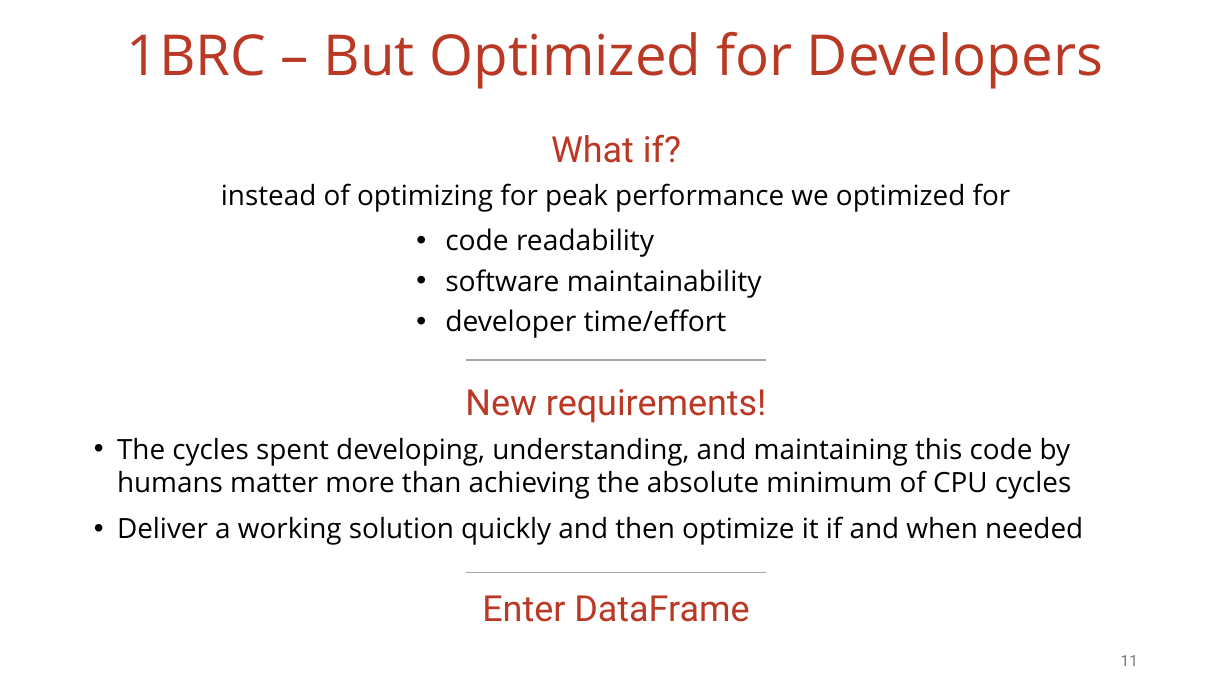
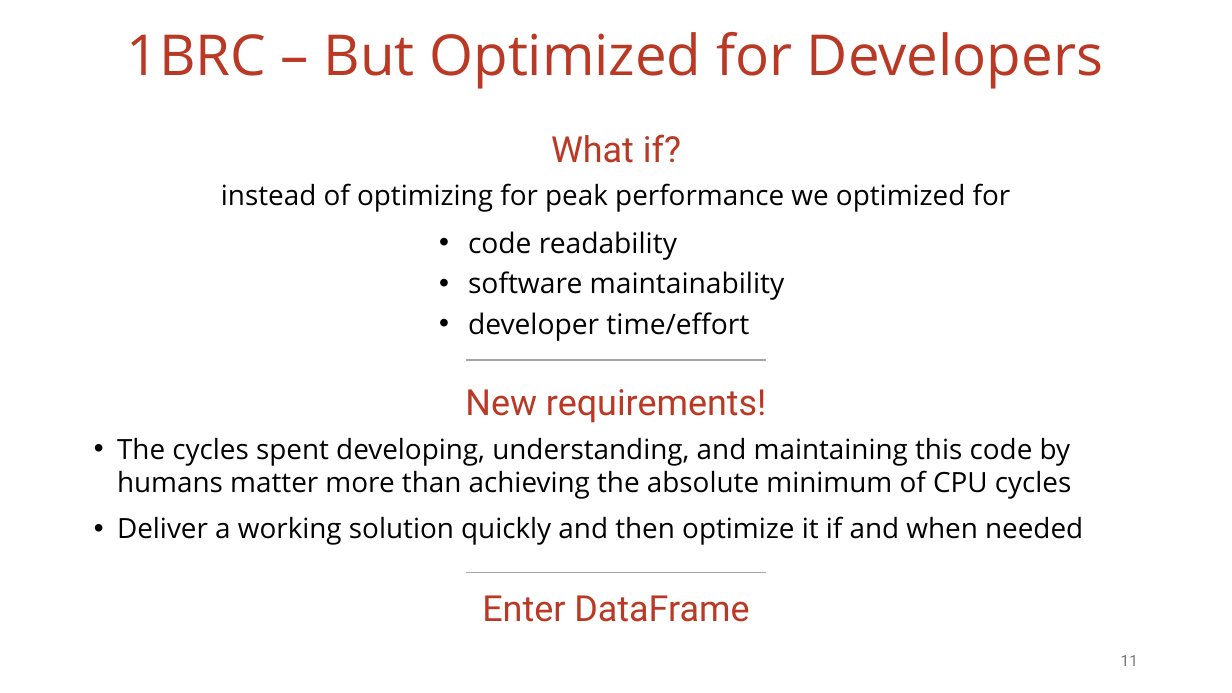
Before and after one commit to vmzakharov/missing-dataframe-talk, a slide deck: slide 11 of presentation/Missing_Dataframe_Short.pptx. Drawn at 1232x693 pixels with LibreOffice and Linux fonts; fonts in the diff are those of the drawing. Boxes give left, top, right and bottom in pixels: in the first picture for what was removed or moved away, otherwise in the second. Text is boxed around its words. In the diff, an @@ line names an element or a change of style, - is before the commit and + after.

```diff
--- a/presentation/Missing_Dataframe_Short.pptx
+++ b/presentation/Missing_Dataframe_Short.pptx
@@ text "code readability": place and size @@
-text "code readability" at (445, 228, 762, 338)
+text "code readability" at (468, 231, 785, 341)
```
Also in this commit, not shown: 12 other slides changed, 1 other file.
